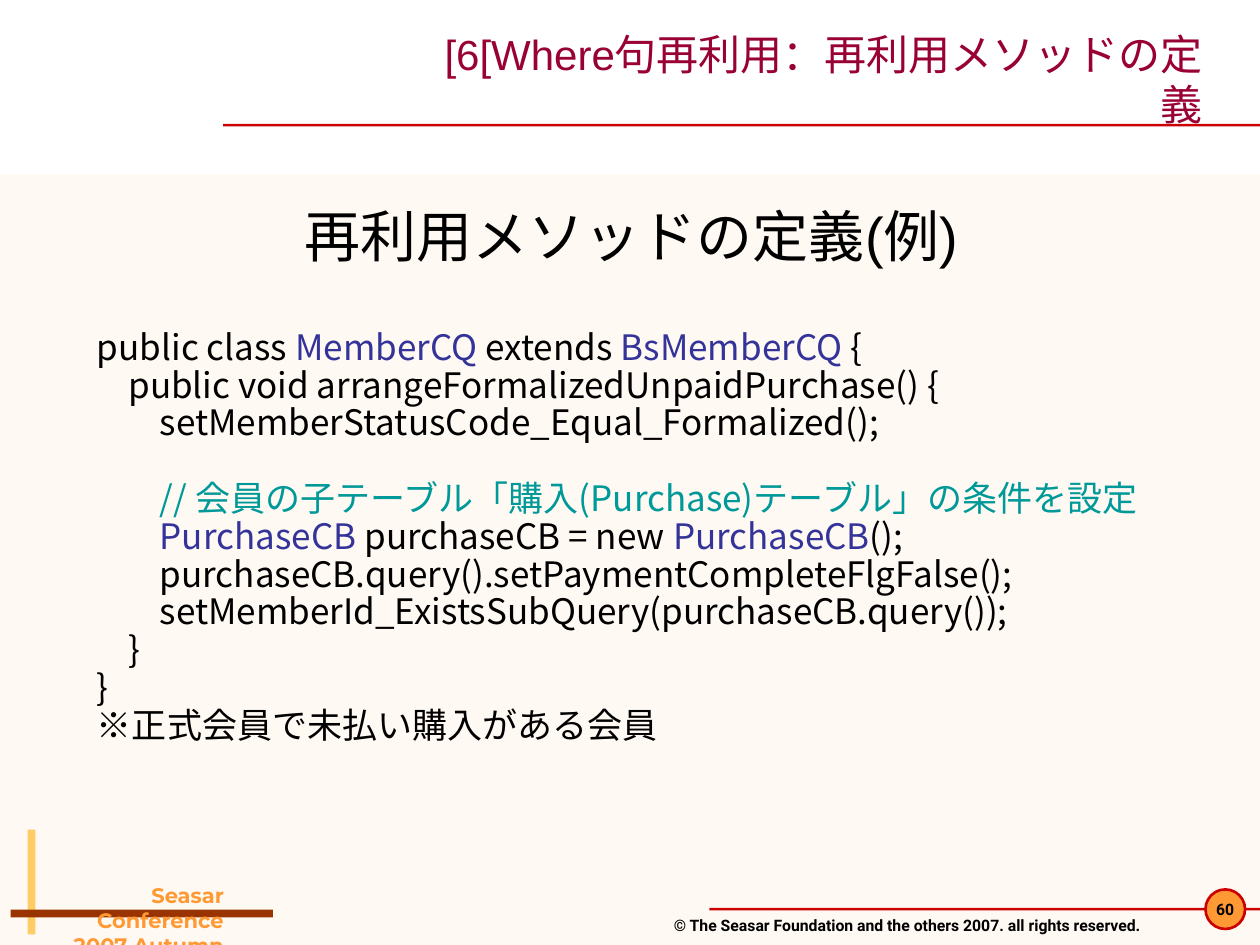
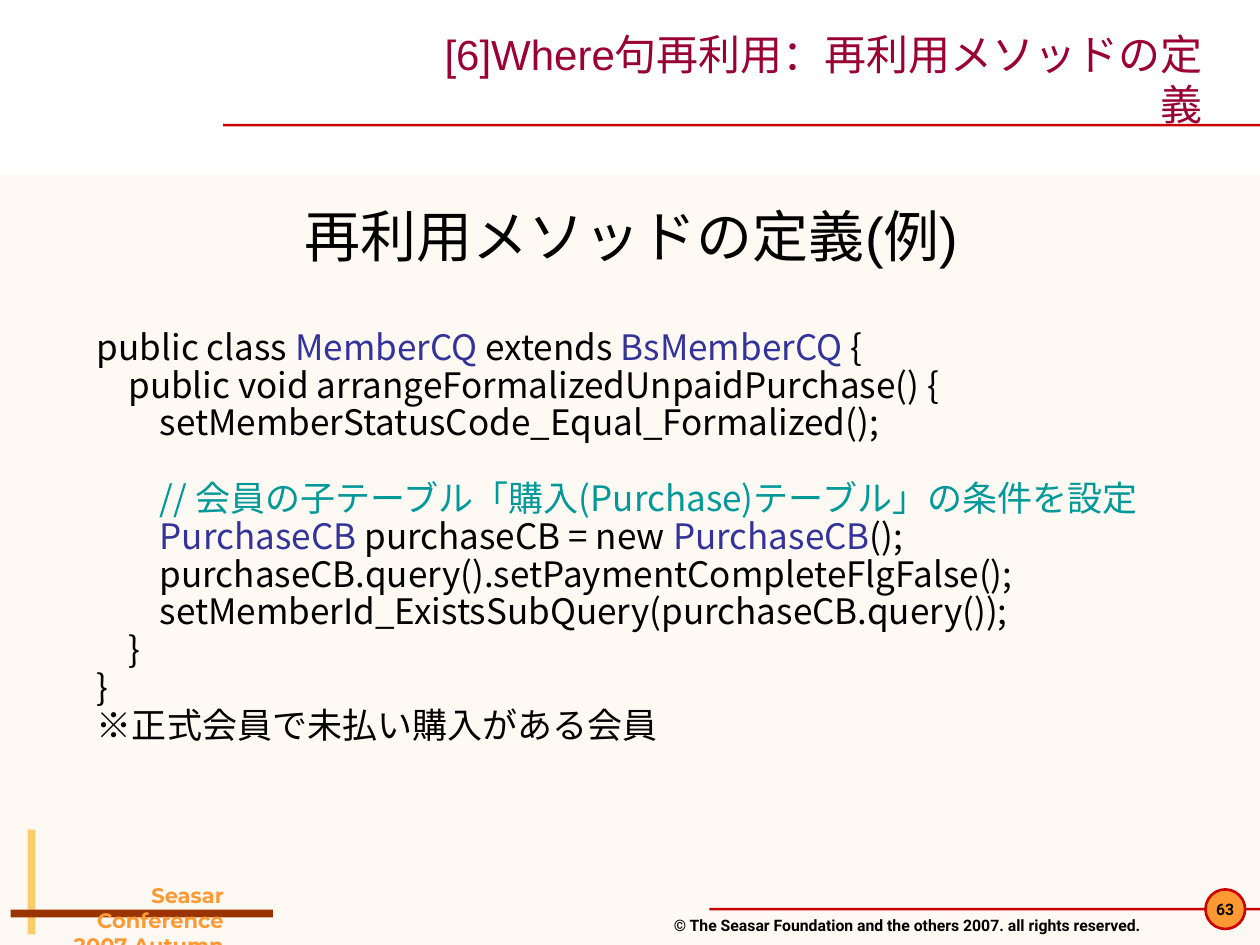
Before and after one commit to seasarorg/dbflute, a slide deck: slide 63 of dbflute/etc/doc/pres/sc2007a_2-DBFlute.ppt (slide 60 before the commit). Drawn at 1260x945 pixels with LibreOffice and Linux fonts; fonts in the diff are those of the drawing; background and template pictures are left out. Boxes give left, top, right and bottom in pixels: in the first picture for what was removed or moved away, otherwise in the second. Text is boxed around its words. In the diff, an @@ line names an element or a change of style, - is before the commit and + after.

```diff
--- a/dbflute/etc/doc/pres/sc2007a_2-DBFlute.ppt
+++ b/dbflute/etc/doc/pres/sc2007a_2-DBFlute.ppt
@@ title at (445, 36, 1203, 127): text changed @@
-[6[Where句再利用：再利用メソッドの定義
+[6]Where句再利用：再利用メソッドの定義
@@ page number at (1216, 903, 1234, 915): text changed @@
-60
+63
```
Also in this commit, not shown: 18 other slides changed, 3 slides added.
